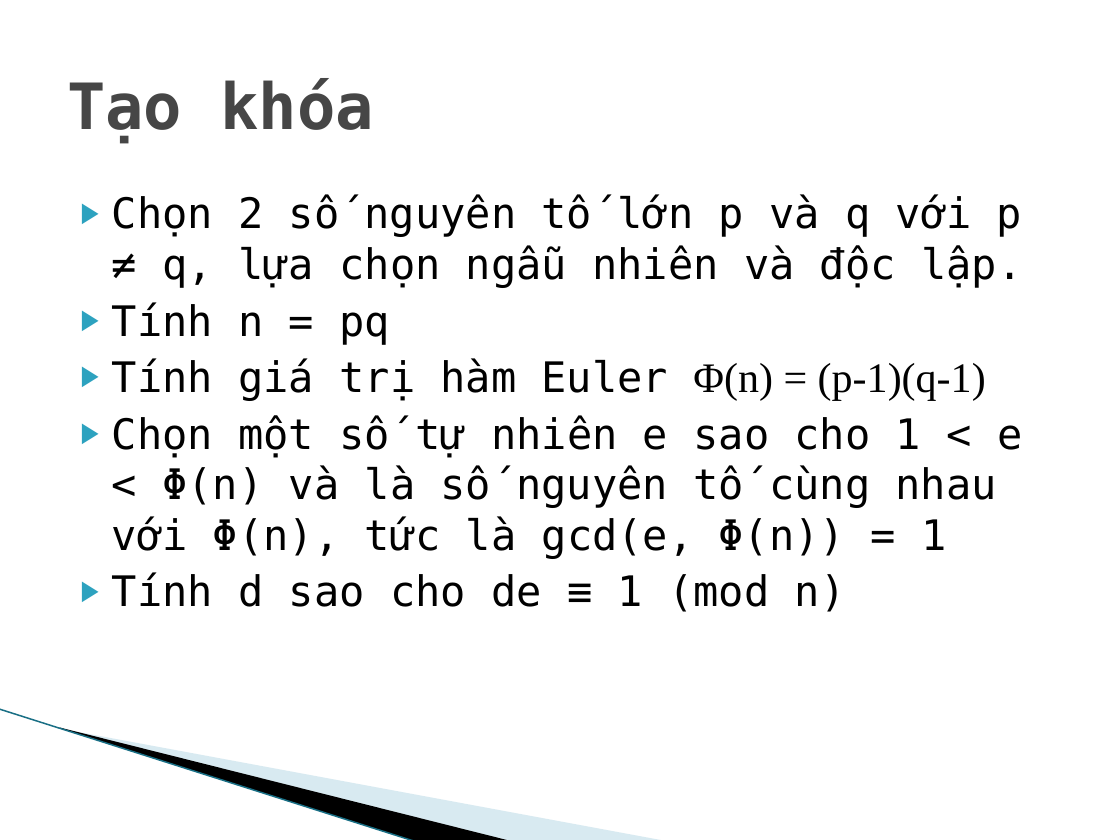
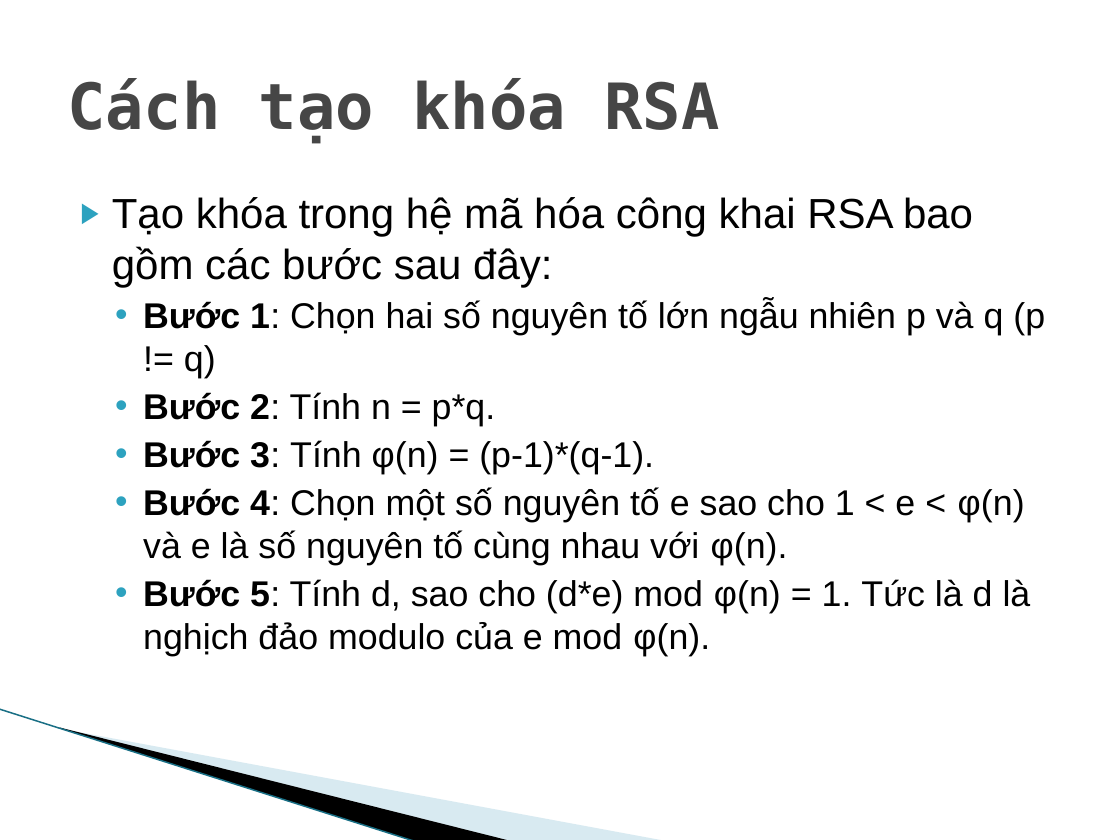
Before and after one commit to datnmdev/RSA-ATVBMTT, a slide deck: slide 7 of ATVBMHTTT.pptx (slide 12 before the commit). Drawn at 1120x840 pixels with LibreOffice and Linux fonts; fonts in the diff are those of the drawing; background and template pictures are left out. Boxes give left, top, right and bottom in pixels: in the first picture for what was removed or moved away, otherwise in the second. Text is boxed around its words. In the diff, an @@ line names an element or a change of style, - is before the commit and + after.

```diff
--- a/ATVBMHTTT.pptx
+++ b/ATVBMHTTT.pptx
@@ title at box(67, 78, 719, 142): text changed @@
-Tạo khóa
+Cách tạo khóa RSA
@@ text at box(112, 197, 1045, 656): text changed; size 27 to 23 pt; font DejaVu Sans Mono to Arial @@
-▶ Chọn 2 số nguyên tố lớn p và q với p ≠ q, lựa chọn ngẫu nhiên và độc lập.
-▶ Tính n = pq
-▶ Tính giá trị hàm Euler Φ(n) = (p-1)(q-1)
-▶ Chọn một số tự nhiên e sao cho 1 < e < Φ(n) và là số nguyên tố cùng nhau với Φ(n), tức là gcd(e, Φ(n)) = 1
-▶ Tính d sao cho de ≡ 1 (mod n)
+▶ Tạo khóa trong hệ mã hóa công khai RSA bao gồm các bước sau đây:
+  • Bước 1: Chọn hai số nguyên tố lớn ngẫu nhiên p và q (p != q)
+  • Bước 2: Tính n = p*q.
+  • Bước 3: Tính φ(n) = (p-1)*(q-1).
+  • Bước 4: Chọn một số nguyên tố e sao cho 1 < e < φ(n) và e là số nguyên tố cùng nhau với φ(n).
+  • Bước 5: Tính d, sao cho (d*e) mod φ(n) = 1. Tức là d là nghịch đảo modulo của e mod φ(n).
```
Also in this commit, not shown: 8 other slides changed, 13 slides added, 8 slides removed, 12 other files.
